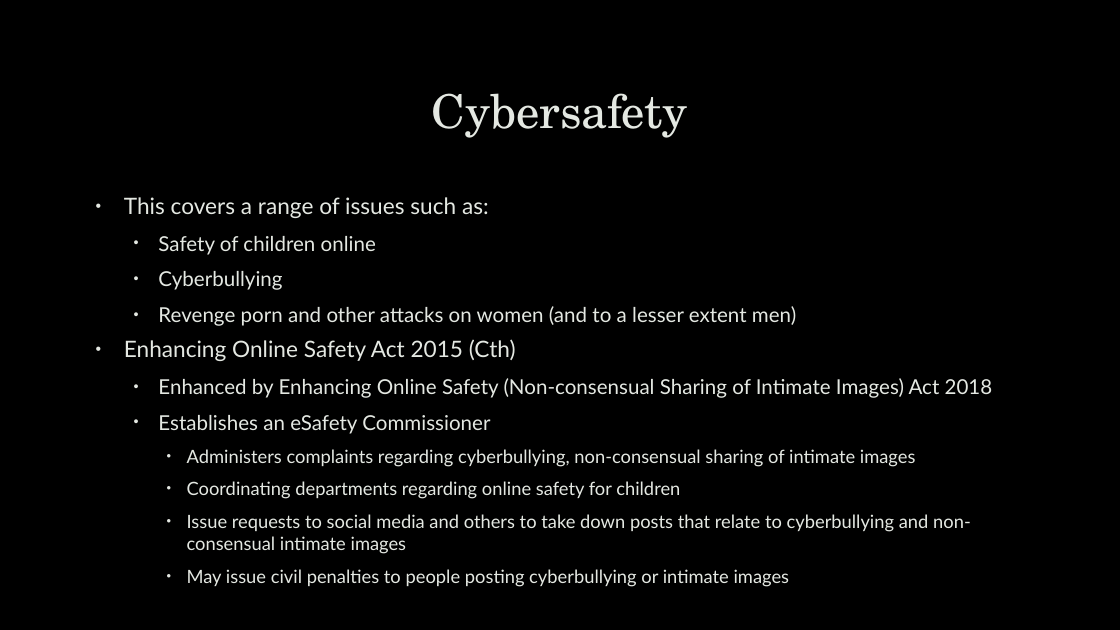
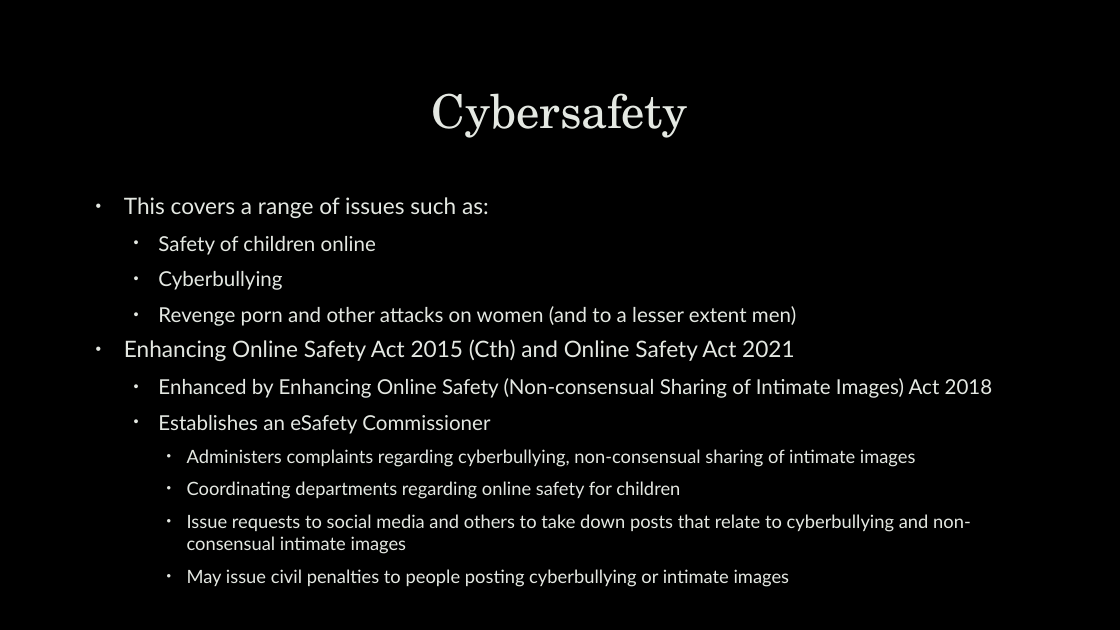
Before and after one commit to robert-mcknight/citx1003, a slide deck: slide 29 of cits1003-lecture_slides/CITS1003-A Cyber Law.pptx. Drawn at 1120x630 pixels with LibreOffice and Linux fonts; fonts in the diff are those of the drawing; background and template pictures are left out. Boxes give left, top, right and bottom in pixels: in the first picture for what was removed or moved away, otherwise in the second. Text is boxed around its words. In the diff, an @@ line names an element or a change of style, - is before the commit and + after.

```diff
--- a/cits1003-lecture_slides/CITS1003-A Cyber Law.pptx
+++ b/cits1003-lecture_slides/CITS1003-A Cyber Law.pptx
@@ text at (124,339,795,361): text changed @@
-• Enhancing Online Safety Act 2015 (Cth)
+• Enhancing Online Safety Act 2015 (Cth) and Online Safety Act 2021
```
Also in this commit, not shown: 4 other slides changed, 7 other files.
